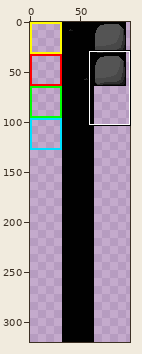
Two states of a pixel-art file, autostrategy/TileMapSpriteSheet.aseprite. The picture above shows the old version from afar; the outline marks the close-up.
Close-up. Before:
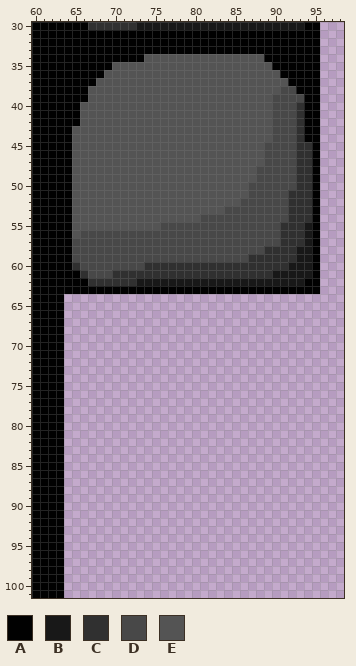
320x320 pixels, 1 frame. Colours within 5 levels of each other are drawn and written as one. Shown: x 60..98, y 30..101. The wide view leaves out empty margins.
Palette (. is transparent): A #010101  B #181818  C #303030  D #484848  E #545454
Pixels before (only the part around the change), first column x 60:
 30 AAAAAAACCCCCCBBBBBBBBBBBBBBBBBBBBBAA...
 31 AAAAAAAAAAAAAAAAAAAAAAAAAAAAAAAAAAAA...
 32 AAAAAAAAAAAAAAAAAAAAAAAAAAAAAAAAAAAA...
 33 AAAAAAAAAAAAAAAAAAAAAAAAAAAAAAAAAAAA...
 34 AAAAAAAAAAAAAAEEEEEEEEEEEEEEEAAAAAAA...
 35 AAAAAAAAAAEEEEEEEEEEEEEEEEEEEEAAAAAA...
 36 AAAAAAAAAEEEEEEEEEEEEEEEEEEEEEEAAAAA...
 37 AAAAAAAAEEEEEEEEEEEEEEEEEEEEEEEEAAAA...
 38 AAAAAAAEEEEEEEEEEEEEEEEEEEEEEEEDDAAA...
 39 AAAAAAAEEEEEEEEEEEEEEEEEEEEEEEDDDDAA...
 40 AAAAAAEEEEEEEEEEEEEEEEEEEEEEEEDDDCAA...
 41 AAAAAAEEEEEEEEEEEEEEEEEEEEEEEEDDDCAA...
 42 AAAAAAEEEEEEEEEEEEEEEEEEEEEEEEDDDCAA...
 43 AAAAAEEEEEEEEEEEEEEEEEEEEEEEEEDDDCAA...
 44 AAAAAEEEEEEEEEEEEEEEEEEEEEEEEEDDDCAA...
 45 AAAAAEEEEEEEEEEEEEEEEEEEEEEEEDDDDCCA...
 46 AAAAAEEEEEEEEEEEEEEEEEEEEEEEEDDDDCCA...
 47 AAAAAEEEEEEEEEEEEEEEEEEEEEEEEDDDDCCA...
 48 AAAAAEEEEEEEEEEEEEEEEEEEEEEEDDDDDCCA...
 49 AAAAAEEEEEEEEEEEEEEEEEEEEEEEDDDDDCCA...
 50 AAAAAEEEEEEEEEEEEEEEEEEEEEEDDDDDDCCA...
 51 AAAAAEEEEEEEEEEEEEEEEEEEEEEDDDDDCCCA...
 52 AAAAAEEEEEEEEEEEEEEEEEEEEEDDDDDDCCCA...
 53 AAAAAEEEEEEEEEEEEEEEEEEEDDDDDDDDCCCA...
 54 AAAAAEEEEEEEEEEEEEEEEDDDDDDDDDDDCCCA...
 55 AAAAAEEEEEEEEEEEDDDDDDDDDDDDDDDCCCBA...
 56 AAAAAEDDDDDDDDDDDDDDDDDDDDDDDDDCCCBA...
 57 AAAAADDDDDDDDDDDDDDDDDDDDDDDDDDCCCBA...
 58 AAAAADDDDDDDDDDDDDDDDDDDDDDDDCCCCBBA...
 59 AAAAADDDDDDDDDDDDDDDDDDDDDDCCCCCCBBA...
 60 AAAAACDDDDDDDDCCCCCCCCCCCCCCCCCCBBBA...
 61 AAAAAACDDDCCCCCCCCCCCCCCCCCCCCBBBBBA...
 62 AAAAAAACCCCCCBBBBBBBBBBBBBBBBBBBBBAA...
 63 AAAAAAAAAAAAAAAAAAAAAAAAAAAAAAAAAAAA...
 64 AAAA...................................
 65 AAAA...................................
 66 AAAA...................................
 67 AAAA...................................
 68 AAAA...................................
 69 AAAA...................................
 70 AAAA...................................
 71 AAAA...................................
 72 AAAA...................................
 73 AAAA...................................
 74 AAAA...................................
 75 AAAA...................................
 76 AAAA...................................
 77 AAAA...................................
 78 AAAA...................................
 79 AAAA...................................
 80 AAAA...................................
 81 AAAA...................................
 82 AAAA...................................
 83 AAAA...................................
 84 AAAA...................................
 85 AAAA...................................
 86 AAAA...................................
 87 AAAA...................................
 88 AAAA...................................
 89 AAAA...................................
 90 AAAA...................................
 91 AAAA...................................
 92 AAAA...................................
 93 AAAA...................................
 94 AAAA...................................
 95 AAAA...................................
 96 AAAA...................................
 97 AAAA...................................
 98 AAAA...................................
 99 AAAA...................................
100 AAAA...................................
101 AAAA...................................
Once edited:
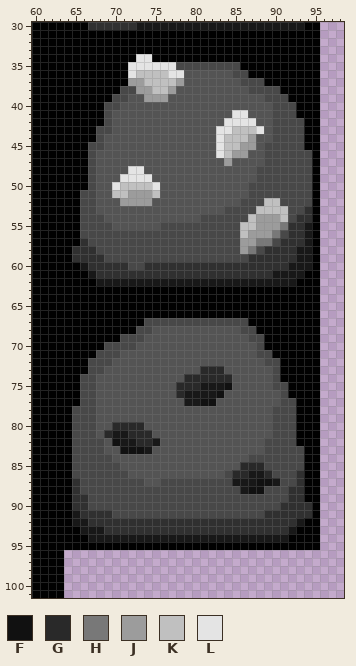
Colours new in this view: F #111111  G #292929  H #787878  J #9c9c9c  K #c0c0c0  L #e4e4e4
The edit:
Changed rows in their new state; - is an unchanged pixel.
first column x 64:
 34 ---------LLAAAAAAAAAAAAAA-------
 35 ------AALLLLLLDDDDDDDDAAAA------
 36 -----AAALKKKKLL------DDAAAA-----
 37 ----AAAAJJKKKKJ-------DDDAAA----
 38 ---AAAADDJJKKJ---------DDDDAA---
 39 ---AAADD--JJJ------------D--AA--
 40 --AAADD----------------------A--
 41 --AAAD---------------LL------A--
 42 --AAAD--------------LLLL-----D--
 43 -AAADD-------------LLKKKL----D--
 44 -AAAD--------------LKKKJ-----D--
 45 -AADD--------------LKKJJ-----DA-
 46 -AAD---------------LKJJ------DD-
 47 -AAD----------------J--------DD-
 48 -AAD----LL-------------------DD-
 49 -AAD---LLLL------------------DD-
 50 -AAD--LKKKKL-----------------DD-
 51 -ADD--KKJJJK----------------DDD-
 52 -ADD---JJJJ--------------KK-DDD-
 53 -ADD--------------------KKKKDD--
 54 -ADDD------------------KJJJKD---
 55 -ADDDD----------------KKJJJH----
 56 -A--------------------KJJJHD----
 57 -AC-------------------JJHH------
 58 -CCC------------------JH--------
 59 -CCCC---------------------------
 60 -ABCCCCC------------------------
 61 --ABCC------------------------A-
 62 ---ABBBBB--------------------A--
 64 AAAAAAAAAAAAAAAAAAAAAAAAAAAAAAAA
 65 AAAAAAAAAAAAAAAAAAAAAAAAAAAAAAAA
 66 AAAAAAAAAAAAAAAAAAAAAAAAAAAAAAAA
 67 AAAAAAAAAADDDDDDDDDDDDDAAAAAAAAA
 68 AAAAAAAAADDEEEEEEEEEEEDDAAAAAAAA
 69 AAAAAAADDDEEEEEEEEEEEEEDDAAAAAAA
 70 AAAAADDDDEEEEEEEEEEEEEEEDAAAAAAA
 71 AAAADDDEEEEEEEEEEEEEEEEEDDAAAAAA
 72 AAADDDEEEEEEEEEEEEEEEEEEEDDAAAAA
 73 AAADDEEEEEEEEEEEEGGGEEEEEEDAAAAA
 74 AADDEEEEEEEEEEEGGGGGGEEEEEDAAAAA
 75 AADDEEEEEEEEEEGGGBBBFEEEEEDDAAAA
 76 AADDEEEEEEEEEEGBBBBFEEEEEEEDAAAA
 77 AADDEEEEEEEEEEEBBFFEEEEEEEEDDAAA
 78 ADDDEEEEEEEEEEEEEEEEEEEEEEDDDAAA
 79 ADDDEEEEEEEEEEEEEEEEEEEEEEDDDAAA
 80 ADDDEEGGGGEEEEEEEEEEEEEEEEDDDAAA
 81 ADDDEGBBGGGEEEEEEEEEEEEEEEDDDAAA
 82 ADDDDEFBBGGBEEEEEEEEEEEEEDDDDAAA
 83 ADDDDEEFFFBEEEEEEEEEEEEEEDDDDDAA
 84 ADDDDDEEEEEEEEEEEEEEEEEDDDDDDDAA
 85 ADDDDDDEEEEEEEEEEEEEEEGGGDDDDDAA
 86 ADDDDDDDEEEEEEEEEEEEDGGBBGDDDCAA
 87 ACDDDDDDDDEEDDDDDDDDDBBBFFBDDCAA
 88 ACDDDDDDDDDDDDDDDDDDDDBFFDDDCCAA
 89 ACCDDDDDDDDDDDDDDDDDDDDDDDDDCCAA
 90 ACCDDDDDDDDDDDDDDDDDDDDDDDDCCCCA
 91 ABCCCCDDDDDDDDDDDDDDDDDDDCCCCCCA
 92 ABBCCCCCCCCCCCCCCCCCCCCCCCCCCBAA
 93 AABBBCCCCCCCCCCCCCCCCCCCCCCCBAAA
 94 AAABBBBBBBBBBBBBBBBBBBBBBBBBAAAA
 95 AAAAAAAAAAAAAAAAAAAAAAAAAAAAAAAA
Where, in picture pixels (left, top, right, bottom), the same in both close-ups:
changed: (64, 54, 320, 550)
